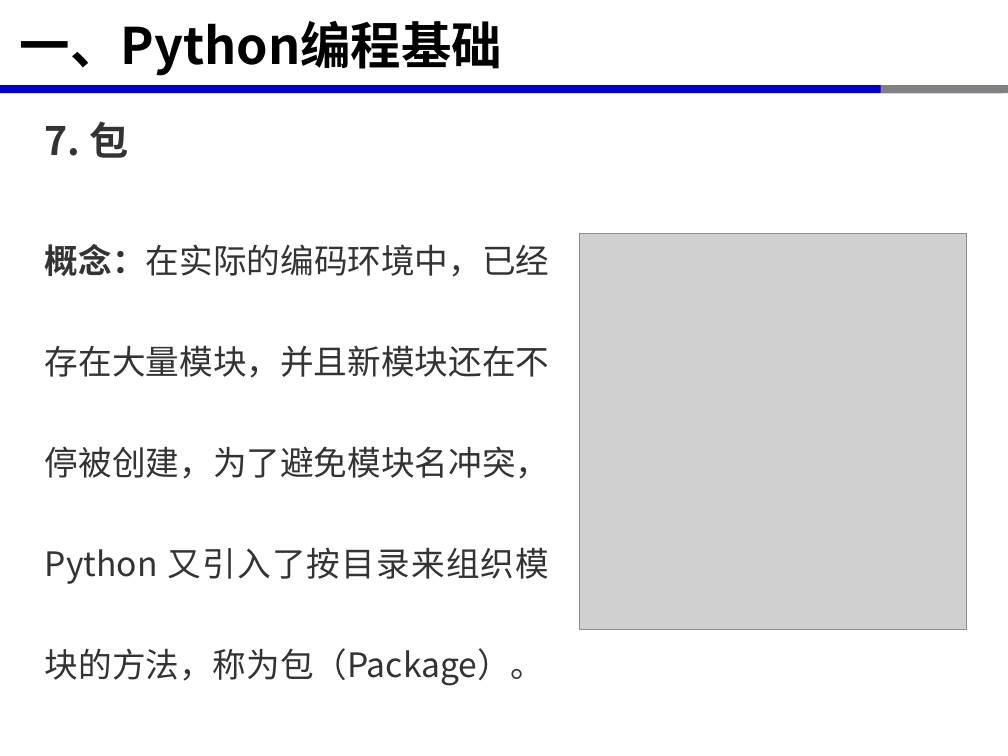
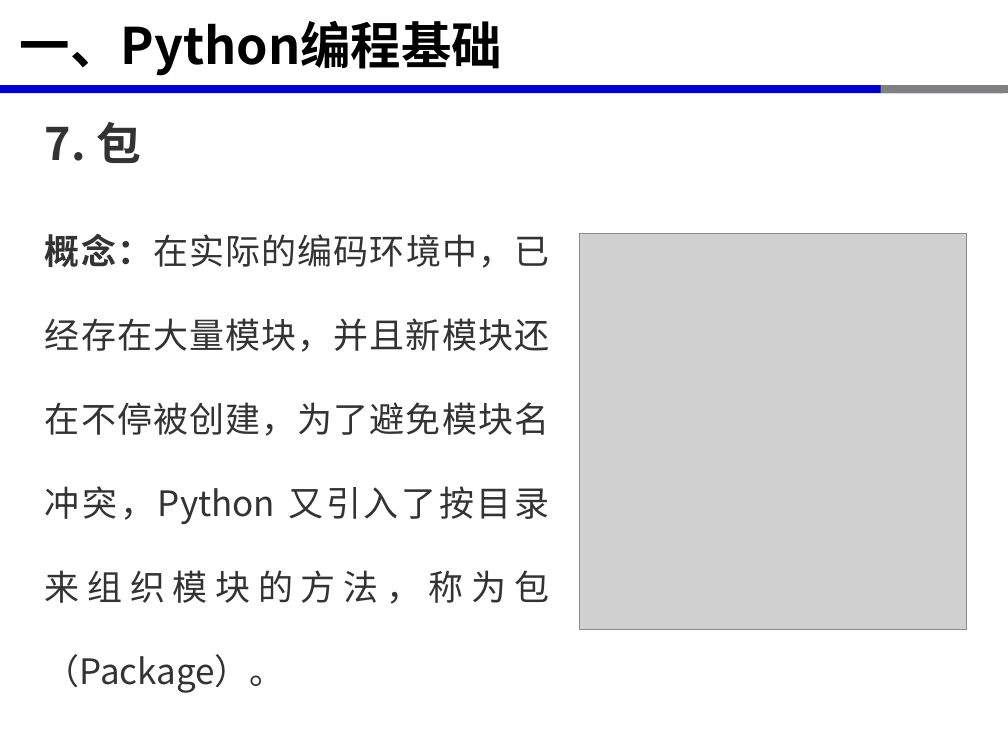
Before and after one commit to xinluo2018/open-source-gis-course, a slide deck: slide 16 of 第3章-开源GIS软件开发环境-6课时/第3章-2-开源GIS软件开发环境-Python编程基础-2学时.pptx. Drawn at 1008x756 pixels with LibreOffice and Linux fonts; fonts in the diff are those of the drawing; grey boxes stand for pictures. Boxes give left, top, right and bottom in pixels: in the first picture for what was removed or moved away, otherwise in the second. Text is boxed around its words. In the diff, an @@ line names an element or a change of style, - is before the commit and + after.

```diff
--- a/第3章-开源GIS软件开发环境-6课时/第3章-2-开源GIS软件开发环境-Python编程基础-2学时.pptx
+++ b/第3章-开源GIS软件开发环境-6课时/第3章-2-开源GIS软件开发环境-Python编程基础-2学时.pptx
@@ text "7. 包" at box(45, 122, 550, 693): size 28 to 32 pt in "7. 包"; size 24 to 25 pt; more space between paragraphs; line spacing 2.5 to 2 @@
```
Also in this commit, not shown: 11 other slides changed, 2 slides added, 1 slide removed, 15 other files.
